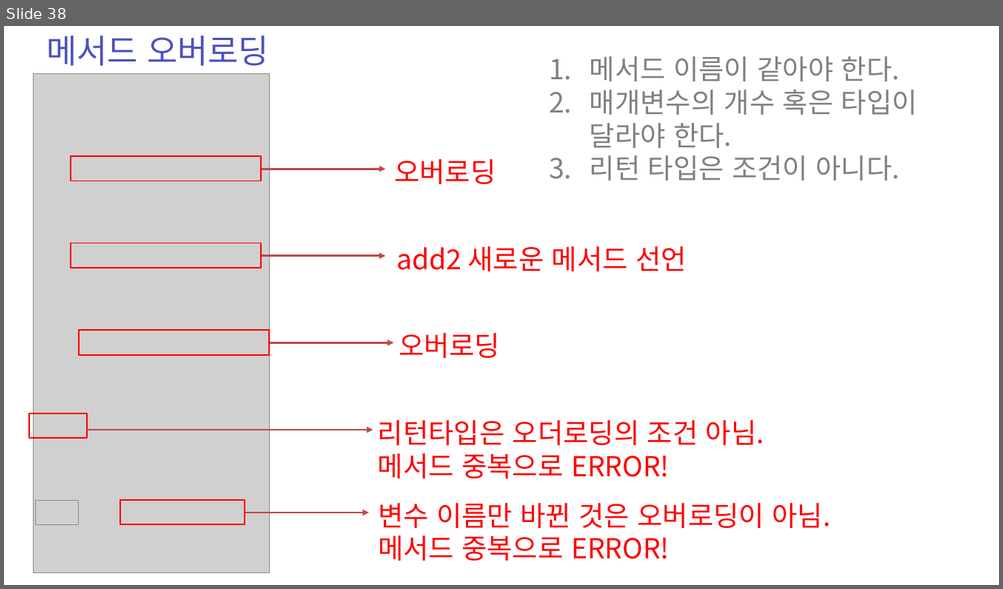
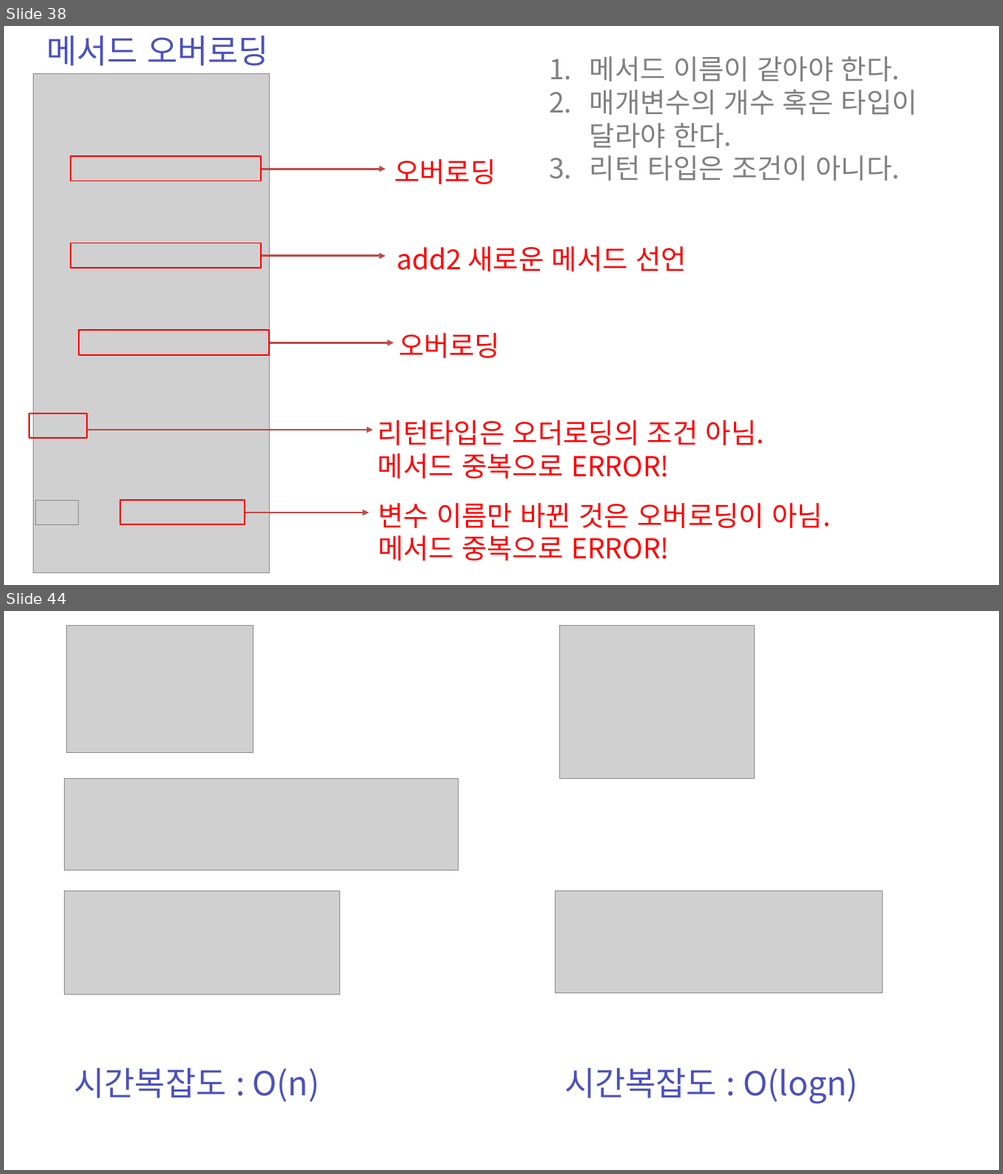
Before and after one commit to zest132/JavaLecture, a slide deck: JavaLecture/LectureFile/java 6강.pptx. Shown one above the other, each under a label of ours: slide 38 before the commit, slides 38 and 44 after it; the slides between them are not shown. The pictures are 1003x589 and 1003x1174 pixels, drawn with LibreOffice and Linux fonts; fonts in the diff are those of the drawing; grey boxes stand for pictures. Boxes give left, top, right and bottom in pixels: in the first picture for what was removed or moved away, otherwise in the second. Text is boxed around its words. In the diff, an @@ line names an element or a change of style, - is before the commit and + after.

```diff
--- a/JavaLecture/LectureFile/java 6강.pptx
+++ b/JavaLecture/LectureFile/java 6강.pptx
@@ slide 44 added at (x1=4, y1=611, x2=999, y2=1170), background #FFFFFF @@
@@ picture added at (x1=66, y1=625, x2=253, y2=753) @@
@@ picture added at (x1=560, y1=625, x2=754, y2=778) @@
@@ picture added at (x1=64, y1=779, x2=458, y2=871) @@
@@ picture added at (x1=64, y1=891, x2=340, y2=994) @@
@@ picture added at (x1=555, y1=891, x2=882, y2=993) @@
@@ text added at (x1=74, y1=1068, x2=320, y2=1102), 48 pt, text #4C50BC @@
+시간복잡도 : O(n)
@@ text added at (x1=564, y1=1068, x2=858, y2=1104), 48 pt, text #4C50BC @@
+시간복잡도 : O(logn)
```
Also in this commit, not shown: 3 slides changed, 4 other slides added, 3 slides removed, 15 other files.
